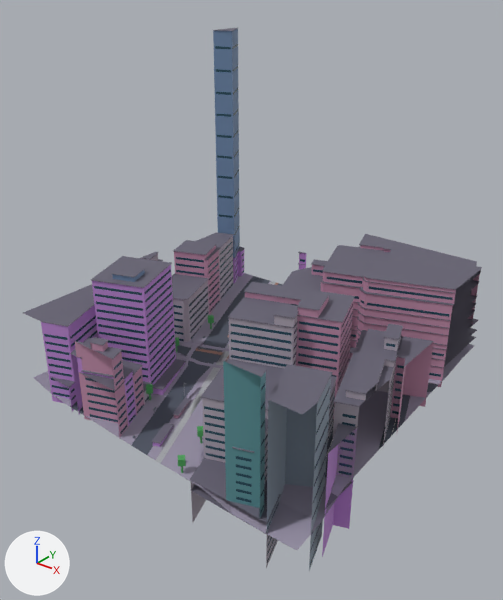
A saved change to the glTF model public/maps/melbourne/chunks/3_-17.glb.
Before and after are seen from a 50 mm camera at (555.0, 1804.0, 166.0) aimed at (416.0, 1978.0, 58.0). Arrows for +X, +Y and +Z are at lower left; the lights stay in place. The older version comes first. Where no turn or scale is listed for an object, it has been applied to the vertices. Vertices at exactly the same position are counted once.

Names of what the first picture shows: 'compiled-chunk'.
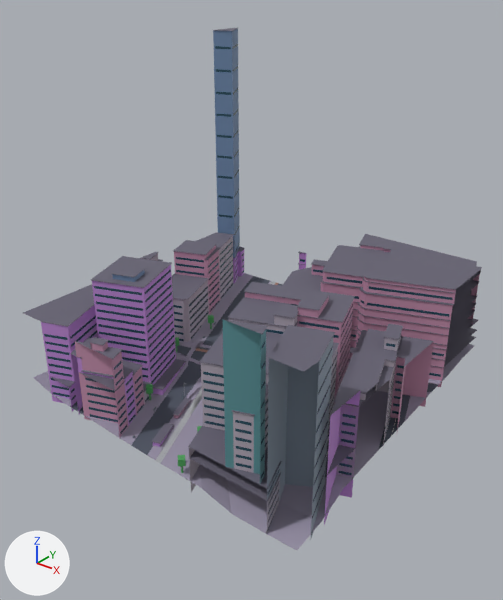
Where the newer file only moved an object's origin or applied its transform, the numbers keep the older frame.

Location of each change, [x1, y1, x2, y2] in pixels of the pictures (503 x 600 px; the box of a moved part takes in the faces that stretch with it):
'compiled-chunk', reshaped: before [23, 28, 482, 571]; after [23, 28, 482, 550]
part 1 of me_mesh_0, moved or reshaped: before [322, 428, 357, 557]; after [324, 391, 360, 525]
part 2 of me_mesh_0, moved or reshaped: before [191, 381, 336, 568]; after [189, 347, 338, 535]
part 3 of me_mesh_0, moved or reshaped: before [264, 429, 268, 484]; after [233, 394, 268, 473]
part 4 of me_mesh_0, moved or reshaped: before [266, 377, 331, 571]; after [267, 338, 333, 540]
part 5 of me_mesh_0, moved or reshaped: before [223, 361, 266, 517]; after [223, 320, 266, 483]
part 6 of me_mesh_0, moved or reshaped: before [315, 422, 328, 453]; after [316, 421, 328, 449]
part 7 of me_mesh_0, moved or reshaped: before [316, 405, 329, 435]; after [316, 403, 329, 433]
part 8 of me_mesh_0, moved or reshaped: before [317, 387, 330, 416]; after [317, 385, 330, 414]
part 9 of me_mesh_0, rebuilt (not visible afterwards): before [328, 423, 358, 453]
part 10 of me_mesh_0, deleted: before [204, 361, 354, 565]
part 11 of me_mesh_0, built on: before [133, 341, 337, 535]; after [133, 291, 360, 532]

The change in detail:
me_mesh_0 is used by ob_compiled_chunk; location (414.0, 1985.7, 71.8).
me_mesh_0 had 8492 vertices, 9083 faces and spanned x -60.0..60.0, y -60.3..60.3, z -68.8..68.8.
me_mesh_0 now has 8495 vertices, 9087 faces and spans x -60.0..60.0, y -60.3..60.3, z -56.2..68.8.
me_mesh_0 part 1: the loose piece of 9 vertices spanning x 55.0..60.0, y -45.9..-30.3, z -68.8..-29.3 is moved by (0.0, 0.0, 12.7).
me_mesh_0 part 2: the loose piece of 34 vertices spanning x 7.5..50.2, y -59.7..-14.0, z -68.8..-27.3 is moved by (0.0, 0.0, 12.6).
me_mesh_0 part 3: the loose piece of 8 vertices spanning x 31.0..42.1, y -58.8..-41.6, z -51.0..-30.8 is moved by (0.0, 0.0, 12.6).
me_mesh_0 part 4: the loose piece of 8 vertices spanning x 43.1..60.0, y -59.7..-38.1, z -68.8..-8.8 is moved by (0.0, 0.0, 12.6).
me_mesh_0 part 5: the loose piece of 6 vertices spanning x 34.0..46.7, y -59.7..-55.7, z -51.0..-2.8 is moved by (0.0, 0.0, 12.6).
me_mesh_0 part 6: the loose piece of 4 vertices spanning x 55.1..59.8, y -52.3..-38.7, z -25.4..-24.5 is moved by (0.0, 0.0, 0.6).
me_mesh_0 part 7: the loose piece of 4 vertices spanning x 55.1..59.8, y -52.3..-38.7, z -19.5..-18.5 is moved by (0.0, 0.0, 0.6).
me_mesh_0 part 8: the loose piece of 4 vertices spanning x 55.1..59.8, y -52.3..-38.7, z -13.4..-12.5 is moved by (0.0, 0.0, 0.6).
me_mesh_0 part 9: the loose piece of 6 vertices spanning x 54.6..60.0, y -46.0..-29.9, z -29.4..-29.3 is rebuilt with 4 vertices and now spans x 55.2..59.7, y -45.3..-32.7, z -29.7..-28.8, in mat_window (dark blue #355b6f).
me_mesh_0 part 10: 110 loose pieces with 449 vertices, spanning x 7.7..60.0, y -59.7..-14.2, z -67.4..-2.8, are deleted.
me_mesh_0 part 11: 26 vertices moved from x -34.0..49.6, y -59.7..48.9, z -53.0..-41.7 to x -34.0..50.0, y -59.7..48.9, z -54.9..-41.7; 95 vertices removed from x -48.4..50.6, y -59.7..48.9, z -55.4..-27.3; 549 vertices added at x -48.5..60.0, y -59.7..48.9, z -54.9..9.8.
Other edits to the shape of me_mesh_0 do not show in these pictures.
